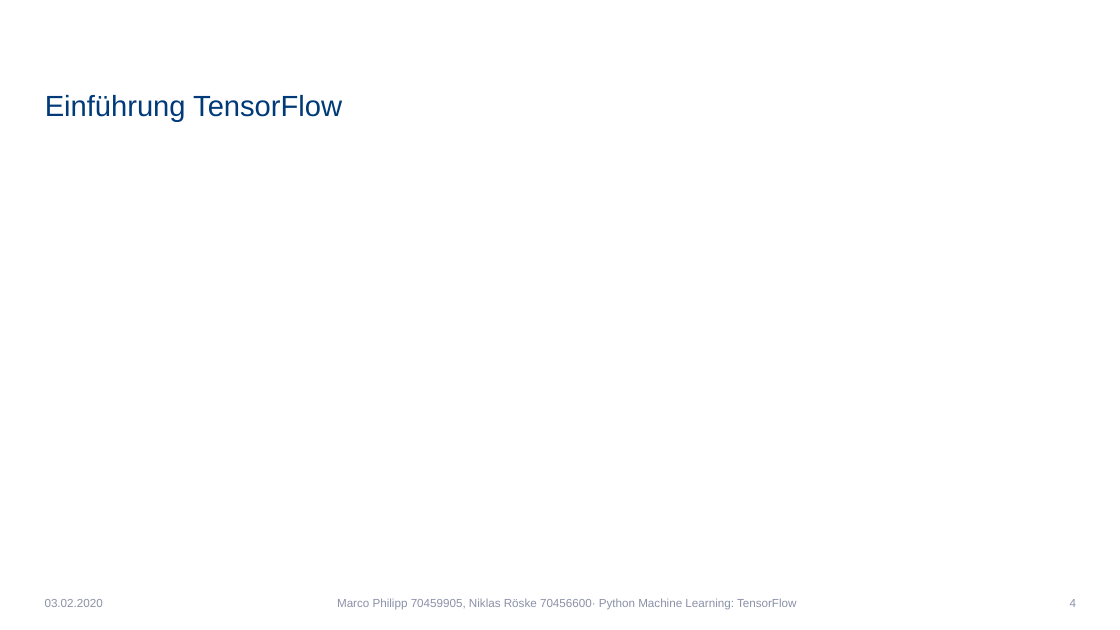
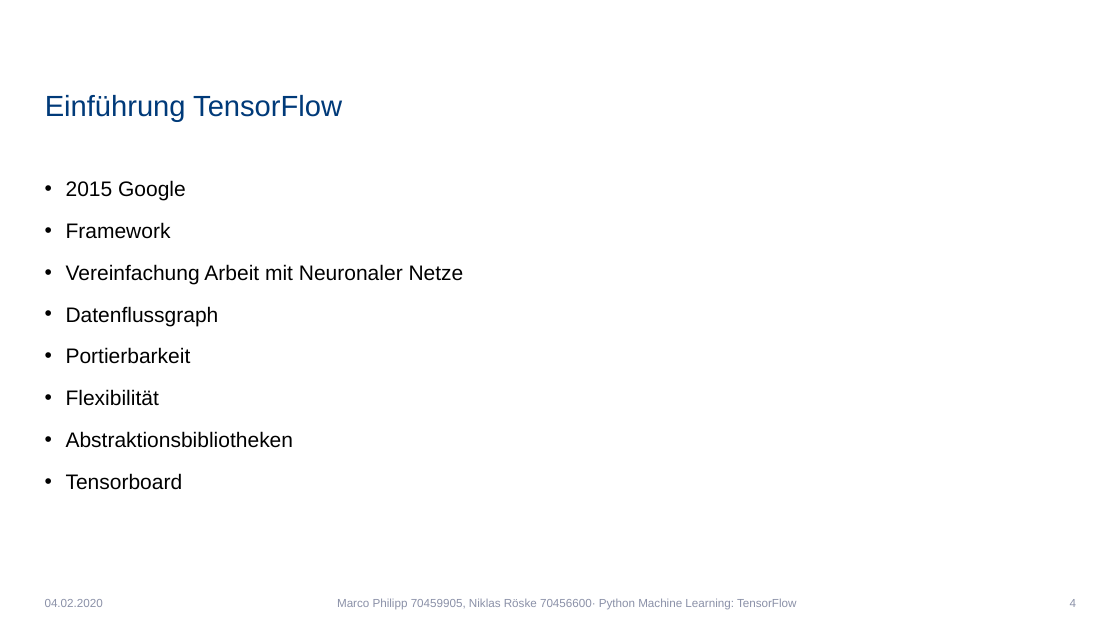
Before and after one commit to Niklas1997Git/Seminar, a slide deck: slide 4 of SeminarPräsentation.pptx. Drawn at 1120x630 pixels with LibreOffice and Linux fonts; fonts in the diff are those of the drawing; background and template pictures are left out. Boxes give left, top, right and bottom in pixels: in the first picture for what was removed or moved away, otherwise in the second. Text is boxed around its words. In the diff, an @@ line names an element or a change of style, - is before the commit and + after.

```diff
--- a/SeminarPräsentation.pptx
+++ b/SeminarPräsentation.pptx
@@ text added at [66,180,464,490], 18 pt, text #000000 @@
+• 2015 Google
+• Framework
+• Vereinfachung Arbeit mit Neuronaler Netze
+• Datenflussgraph
+• Portierbarkeit
+• Flexibilität
+• Abstraktionsbibliotheken
+• Tensorboard
@@ text at [45,599,103,607]: text changed @@
-03.02.2020
+04.02.2020
```
Also in this commit, not shown: 14 other slides changed, 1 slide removed.
